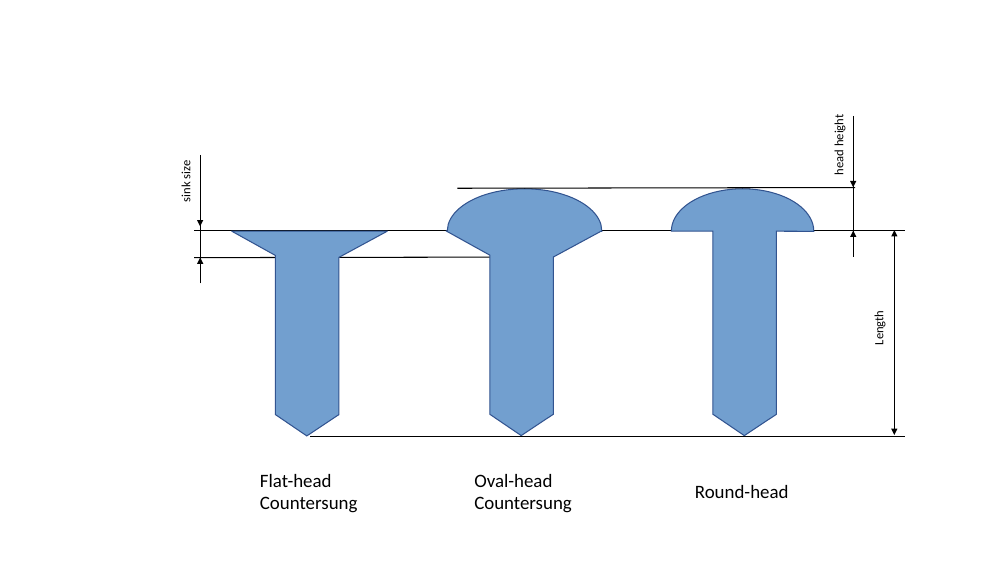
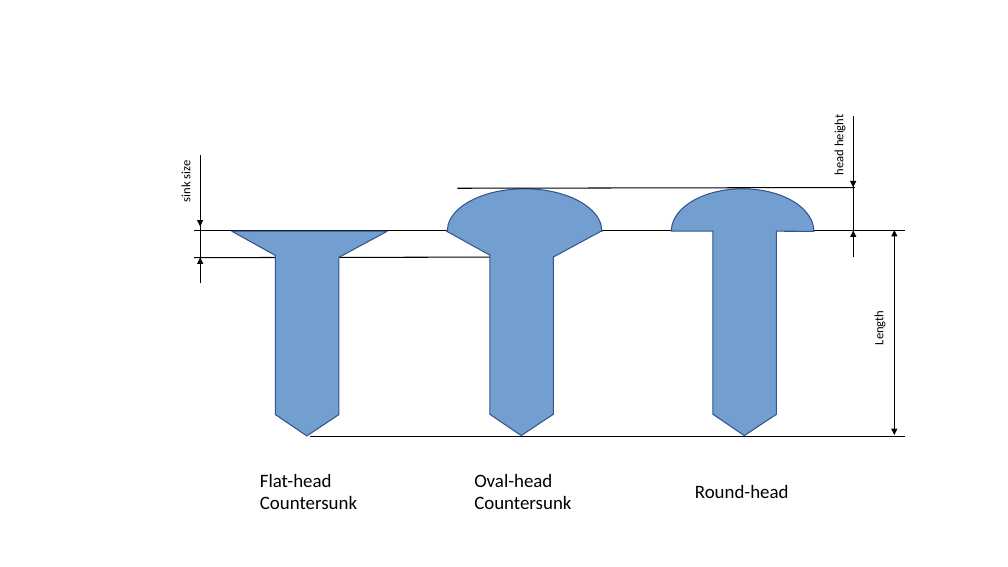
Before and after one commit to economidis-nick/createXSDforxMCF, a slide deck: slide 2 of V3.1.1/resources/threaded_connections_figures.pptx. Drawn at 1008x567 pixels with LibreOffice and Linux fonts; fonts in the diff are those of the drawing. Boxes give left, top, right and bottom in pixels: in the first picture for what was removed or moved away, otherwise in the second. Text is boxed around its words. In the diff, an @@ line names an element or a change of style, - is before the commit and + after.

Commit message:
threaded_connections_figures.pptx: Typo fixed on slide 2.

```diff
--- a/V3.1.1/resources/threaded_connections_figures.pptx
+++ b/V3.1.1/resources/threaded_connections_figures.pptx
@@ text at <box>260,496,357,509</box>: text changed @@
-Countersung
+Countersunk
@@ text at <box>474,496,571,509</box>: text changed @@
-Countersung
+Countersunk
```
